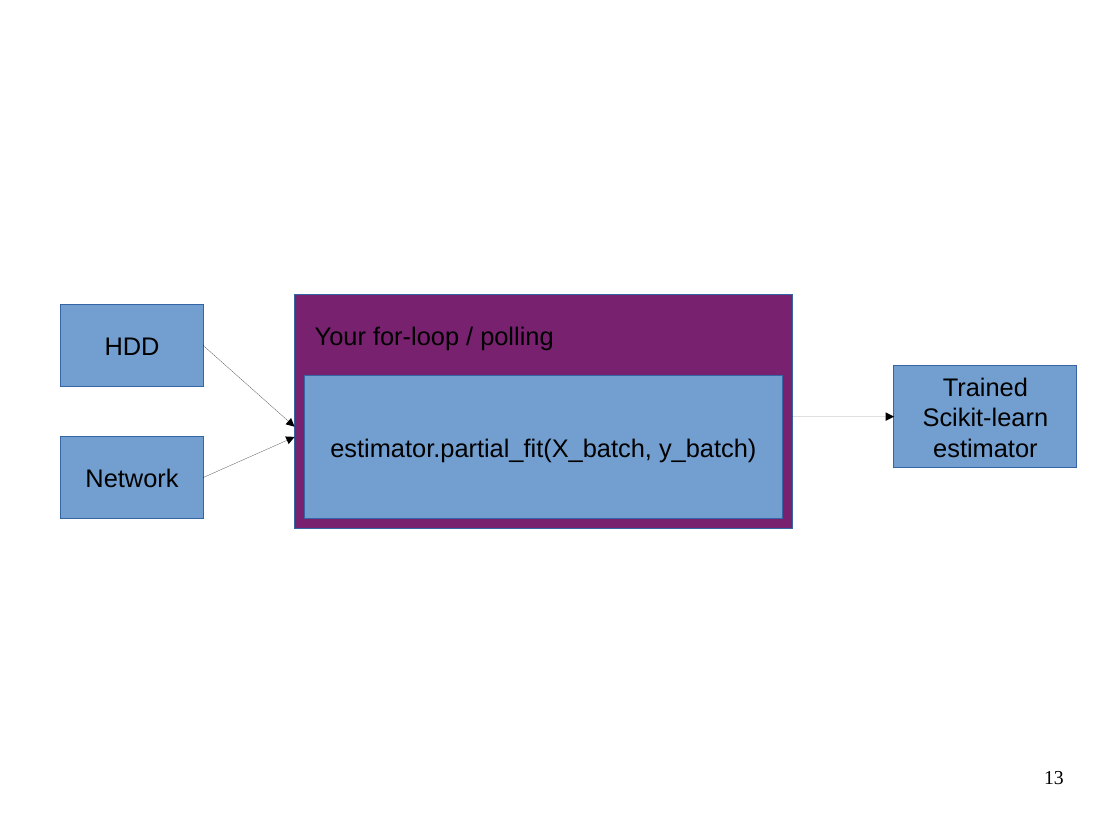
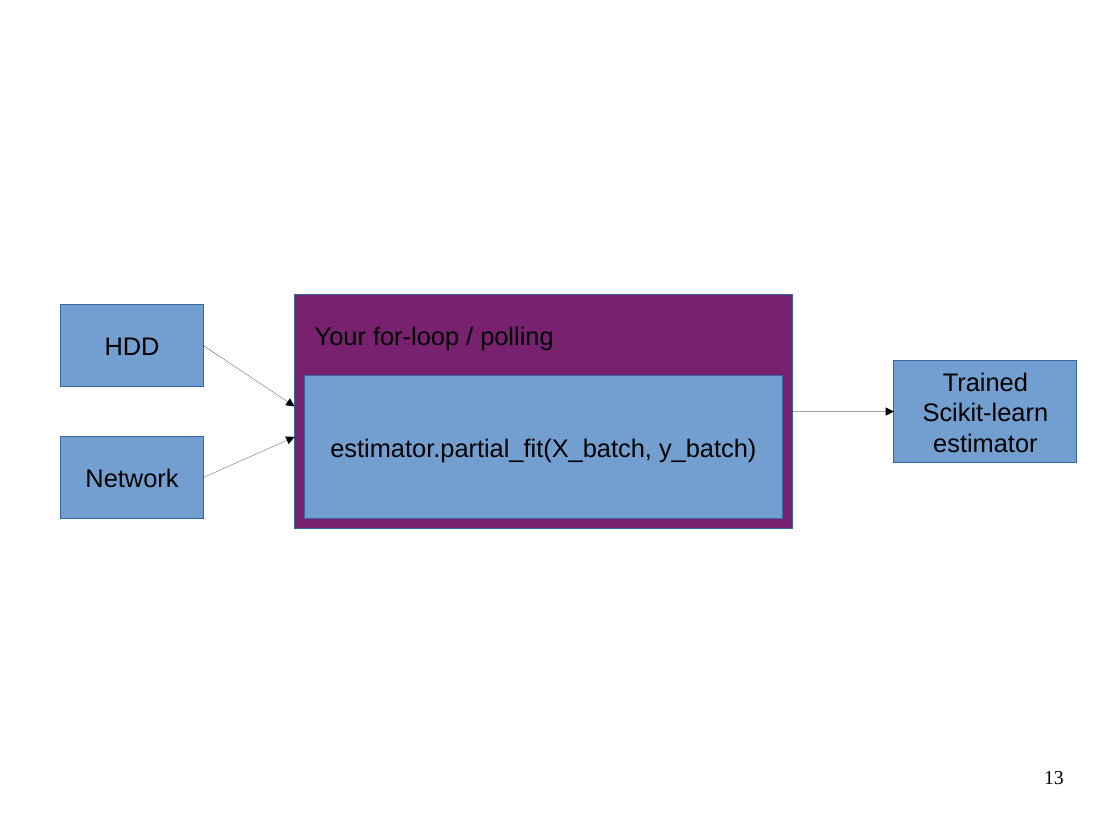
Before and after one commit to amueller/talks_odt, a slide deck: slide 13 of large-scale-non-linear-learning-pygotham-2015.odp. Drawn at 1120x840 pixels with LibreOffice and Linux fonts; fonts in the diff are those of the drawing. Boxes give left, top, right and bottom in pixels: in the first picture for what was removed or moved away, otherwise in the second. Text is boxed around its words. In the diff, an @@ line names an element or a change of style, - is before the commit and + after.

```diff
--- a/large-scale-non-linear-learning-pygotham-2015.odp
+++ b/large-scale-non-linear-learning-pygotham-2015.odp
@@ arrow moved from (203, 346) - (295, 427) to (203, 346) - (295, 407) @@
@@ rectangle "Trained": place and size @@
-rectangle "Trained" at box(894, 366, 1077, 468)
+rectangle "Trained" at box(894, 361, 1077, 462)
@@ arrow moved from (793, 417) - (894, 417) to (793, 412) - (894, 412) @@
```
Also in this commit, not shown: 11 other slides changed, 4 slides added, 2 slides removed.
